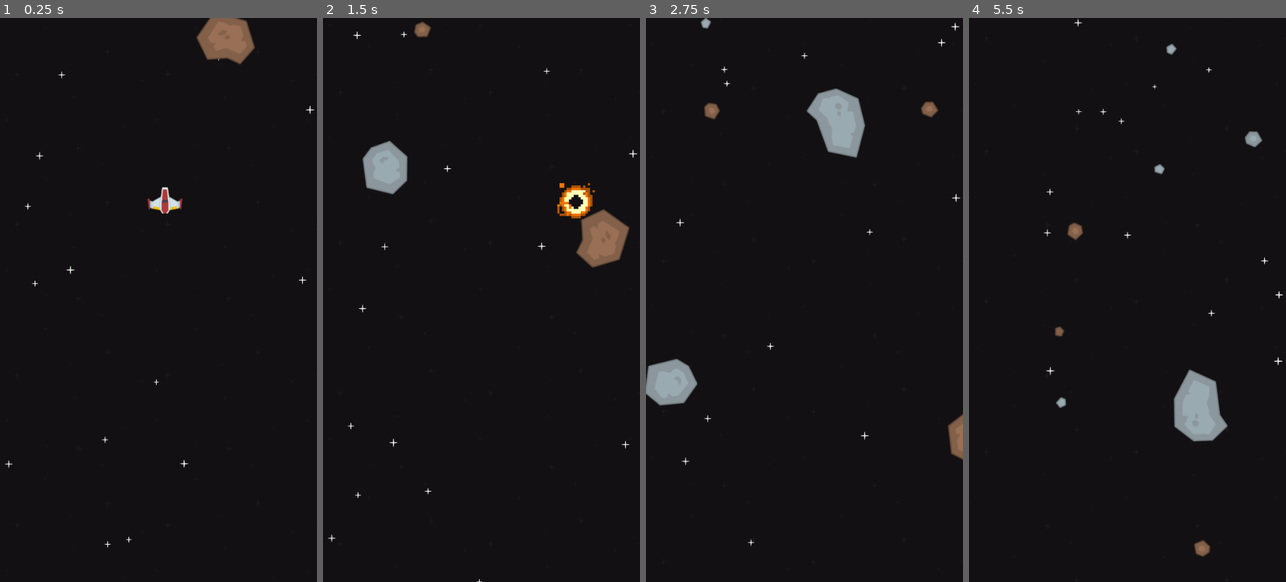
Above: before the commit, frames 1-4 (left to right).
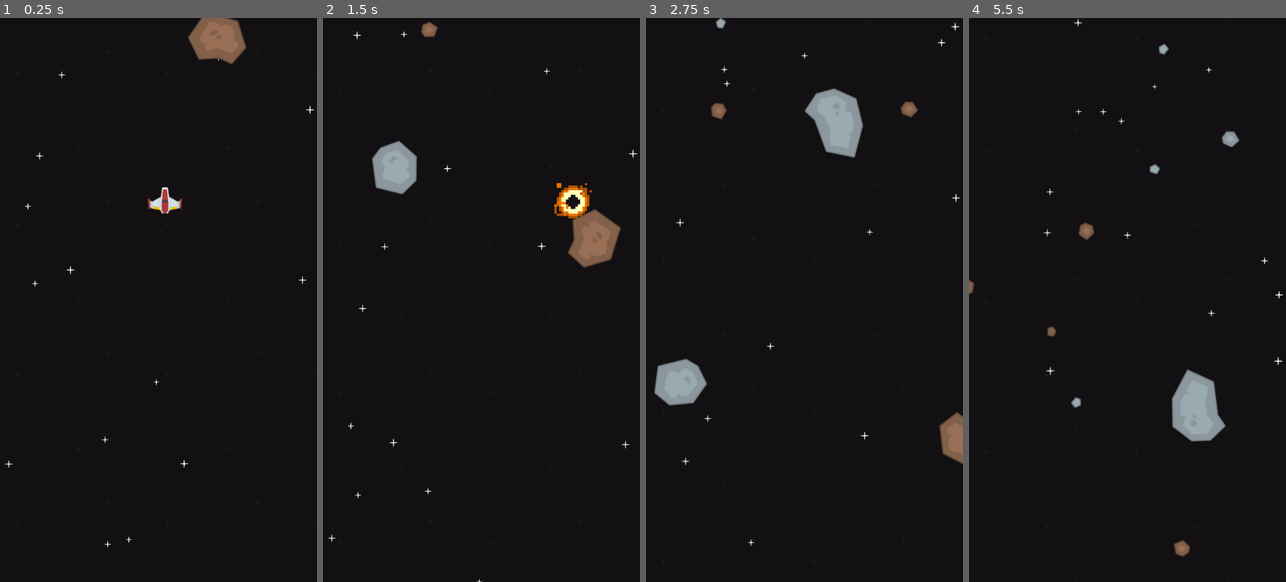
Above: after the commit, the same moments.

Repository: ivanvalverde/cosmic-assault
Game: Godot game, scene res://scenes/level.tscn
The game is run twice, just before and just after one commit, with the same random seed, the same clock (stepped at 60 frames per second) and the same inputs.
Inputs:
- Up to frame 1 (0.25 s): no input
- Up to frame 2 (1.5 s): hold D (move_right) 0.53-1.28 s; tap Space (shoot) at 0.6, 1.35 s; hold S (move_down) from 1.28 s (still down)
- Up to frame 3 (2.75 s): release S (move_down) at 2.03 s; hold D (move_right) from 2.03 s (still down); tap Space (shoot) at 2.1 s
- Up to frame 4 (5.5 s): release D (move_right) at 2.78 s; hold W (move_up) 2.78-3.53 s; tap Space (shoot) every 0.75 s from 2.85 to 5.1 s; hold A (move_left) 3.53-5.03 s; hold S (move_down) from 5.03 s (still down)

The runs differ from the first frame. In frame 1, 0.5% of the frame differs, in the area x 59-81%, y 0-9%; in frame 2, 1.8%, in the area x 12-97%, y 0-45%; in frame 3, 1.6%; in frame 4, 1.3%.

Commit message:
Adding enemies and fixing mobs

Diff:
--- a/cosmic-assault/project.godot
+++ b/cosmic-assault/project.godot
@@ -62,6 +62,7 @@
 2d_physics/layer_2="enemies"
 2d_physics/layer_3="projectiles"
 2d_physics/layer_4="world"
+2d_physics/layer_5="enemies projectiles"
 
 [rendering]
 
--- /dev/null
+++ b/cosmic-assault/scenes/enemy.tscn
@@ -0,0 +1,71 @@
+[gd_scene load_steps=8 format=3 uid="uid://dch5bx3xv5ykr"]
+
+[ext_resource type="Script" uid="uid://j438bksyvbfp" path="res://scripts/enemy.gd" id="1_md0e3"]
+[ext_resource type="Texture2D" uid="uid://6gsypa6spd03" path="res://assets/kenney/Enemies/enemyRed3.png" id="2_4ra3w"]
+[ext_resource type="Shader" uid="uid://bepc8vfwhf3u3" path="res://shaders/flash.gdshader" id="2_5uy6h"]
+[ext_resource type="Script" uid="uid://b4h42tg0t2jhl" path="res://scripts/sight.gd" id="4_5uy6h"]
+
+[sub_resource type="ShaderMaterial" id="ShaderMaterial_c4w8v"]
+resource_local_to_scene = true
+shader = ExtResource("2_5uy6h")
+shader_parameter/flash_color = Color(1, 1, 1, 1)
+shader_parameter/flash_pct = 0.0
+
+[sub_resource type="ParticleProcessMaterial" id="ParticleProcessMaterial_4ra3w"]
+particle_flag_disable_z = true
+spread = 150.0
+initial_velocity_min = 20.0
+initial_velocity_max = 100.0
+gravity = Vector3(0, 0, 0)
+
+[sub_resource type="RectangleShape2D" id="RectangleShape2D_c4w8v"]
+size = Vector2(221.66666, 950)
+
+[node name="Enemy" type="Area2D"]
+scale = Vector2(0.6, 0.6)
+collision_layer = 2
+collision_mask = 5
+script = ExtResource("1_md0e3")
+
+[node name="Sprite2D" type="Sprite2D" parent="."]
+material = SubResource("ShaderMaterial_c4w8v")
+texture = ExtResource("2_4ra3w")
+
+[node name="CollisionPolygon2D" type="CollisionPolygon2D" parent="."]
+polygon = PackedVector2Array(-39, 41, -53, -4, -25, -37, -17, -37, -8, -43, 8, -43, 18, -36, 25, -36, 51, -3, 38, 43, 32, 43, 28, 39, 30, 29, 12, 22, 10, 33, -10, 33, -14, 23, -30, 29, -28, 40, -34, 43)
+
+[node name="VisibleOnScreenNotifier2D" type="VisibleOnScreenNotifier2D" parent="."]
+
+[node name="WaitToBeQueuedTimer" type="Timer" parent="."]
+
+[node name="GPUParticles2D" type="GPUParticles2D" parent="."]
+emitting = false
+amount = 20
+lifetime = 0.5
+one_shot = true
+explosiveness = 1.0
+process_material = SubResource("ParticleProcessMaterial_4ra3w")
+
+[node name="LaserMarkers" type="Node2D" parent="."]
+
+[node name="Marker2D" type="Marker2D" parent="LaserMarkers"]
+position = Vector2(-35, 65)
+
+[node name="Marker2D2" type="Marker2D" parent="LaserMarkers"]
+position = Vector2(35, 65)
+
+[node name="LaserTimer" type="Timer" parent="."]
+
+[node name="Area2D" type="Area2D" parent="."]
+script = ExtResource("4_5uy6h")
+
+[node name="CollisionShape2D" type="CollisionShape2D" parent="Area2D"]
+position = Vector2(-2.500003, 465)
+shape = SubResource("RectangleShape2D_c4w8v")
+
+[connection signal="area_entered" from="." to="." method="_on_area_entered"]
+[connection signal="body_entered" from="." to="." method="_on_body_entered"]
+[connection signal="screen_exited" from="VisibleOnScreenNotifier2D" to="." method="_on_visible_on_screen_notifier_2d_screen_exited"]
+[connection signal="timeout" from="WaitToBeQueuedTimer" to="." method="_on_wait_to_be_queued_timer_timeout"]
+[connection signal="timeout" from="LaserTimer" to="Area2D" method="_on_laser_timer_timeout"]
+[connection signal="body_entered" from="Area2D" to="Area2D" method="_on_body_entered"]
--- /dev/null
+++ b/cosmic-assault/scenes/enemy_laser.tscn
@@ -0,0 +1,26 @@
+[gd_scene load_steps=4 format=3 uid="uid://cyrrxqu8httju"]
+
+[ext_resource type="PackedScene" uid="uid://dke51lp3wuwvy" path="res://scenes/laser.tscn" id="1_iyr3e"]
+[ext_resource type="Texture2D" uid="uid://bj3ncsdwjhpbr" path="res://assets/kenney/Effects/laserGreen09.png" id="2_iyr3e"]
+
+[sub_resource type="CapsuleShape2D" id="CapsuleShape2D_m3ht5"]
+radius = 5.0
+height = 38.0
+
+[node name="EnemyLaser" instance=ExtResource("1_iyr3e")]
+collision_layer = 16
+collision_mask = 5
+laser_direction = 1
+
+[node name="Sprite2D" parent="." index="0"]
+scale = Vector2(1, 1)
+texture = ExtResource("2_iyr3e")
+
+[node name="CollisionShape2D" parent="." index="1"]
+shape = SubResource("CapsuleShape2D_m3ht5")
+
+[node name="VisibleOnScreenNotifier2D" parent="." index="2" groups=["Projectiles"]]
+position = Vector2(0, -5)
+rect = Rect2(-5, -13, 10, 36)
+
+[connection signal="body_entered" from="." to="." method="_on_body_entered"]
--- a/cosmic-assault/scenes/level.tscn
+++ b/cosmic-assault/scenes/level.tscn
@@ -73,5 +73,6 @@
 wait_time = 0.3
 autostart = true
 
+[connection signal="explode" from="Player" to="." method="_on_player_explode"]
 [connection signal="shoot_laser" from="Player" to="." method="_on_player_shoot_laser"]
 [connection signal="timeout" from="StarsTimer" to="." method="_on_stars_timer_timeout"]
--- a/cosmic-assault/scenes/meteor.tscn
+++ b/cosmic-assault/scenes/meteor.tscn
@@ -1,7 +1,7 @@
 [gd_scene load_steps=5 format=3 uid="uid://cojst2hwuh625"]
 
 [ext_resource type="Script" uid="uid://2iy1w5c5hkmf" path="res://scripts/meteor.gd" id="1_tcwo0"]
-[ext_resource type="Shader" uid="uid://bepc8vfwhf3u3" path="res://shaders/meteor.gdshader" id="2_pxso2"]
+[ext_resource type="Shader" uid="uid://bepc8vfwhf3u3" path="res://shaders/flash.gdshader" id="2_pxso2"]
 
 [sub_resource type="ShaderMaterial" id="ShaderMaterial_83eji"]
 shader = ExtResource("2_pxso2")
--- /dev/null
+++ b/cosmic-assault/scripts/enemy.gd
@@ -0,0 +1,89 @@
+extends Area2D
+
+var explosion_scene := preload("res://scenes/explosion.tscn")
+var enemy_laser_scene := preload("res://scenes/enemy_laser.tscn")
+
+@export var horizontal_speed := 150.0
+@export var vertical_speed := 80.0
+@export var health := 3
+
+@onready var shader_mat: ShaderMaterial = $Sprite2D.material
+# Called when the node enters the scene tree for the first time.
+func _ready() -> void:
+	pass # Replace with function body.
+
+
+# Called every frame. 'delta' is the elapsed time since the previous frame.
+func _process(delta: float) -> void:
+	var viewRect = get_viewport_rect()
+	var offset = 30
+	position.y += vertical_speed * delta
+	position.x += horizontal_speed * delta
+	if position.x < viewRect.position.x + offset or position.x > viewRect.end.x - offset:
+		horizontal_speed *= -1
+
+
+
+func _on_visible_on_screen_notifier_2d_screen_exited() -> void:
+	$WaitToBeQueuedTimer.start()
+
+
+func _on_wait_to_be_queued_timer_timeout() -> void:
+	queue_free()
+
+
+func _on_area_entered(area: Area2D) -> void:
+	call_deferred("_on_area_entered_deferred", area)
+
+func _flash_hit():
+	shader_mat.set_shader_parameter("flash_pct", 1.0)
+
+	var tween = create_tween()
+	tween.tween_property(
+		shader_mat,
+		"shader_parameter/flash_pct",
+		0.0,
+		0.15
+	)
+
+func _on_area_entered_deferred(area: Area2D) -> void:
+	var particles := $GPUParticles2D
+	if area.is_in_group("Projectiles"):
+		_flash_hit()
+		health -= area._deal_damage()
+		particles.global_position = area.global_position
+		particles.restart()
+		particles.emitting = true
+		area.queue_free()
+		_check_if_alive()
+
+
+func _on_body_entered(body: Node2D) -> void:
+	health -= 1
+	_check_if_alive()
+	_flash_hit()
+	var explosion = explosion_scene.instantiate()
+	explosion.global_position = body.global_position
+	body.queue_free()
+	get_parent().get_parent().add_child(explosion)
+	explosion.play()
+	await explosion.animation_finished
+	explosion.queue_free()
+
+func _check_if_alive() -> void:
+	if health <= 0:
+		$Sprite2D.hide()
+		$CollisionPolygon2D.set_deferred("disabled", true)
+		var explosion = explosion_scene.instantiate()
+		explosion.scale = Vector2(7.0, 7.0)
+		add_child(explosion)
+		explosion.play()
+		await explosion.animation_finished
+		explosion.queue_free()
+		queue_free()
+
+func _on_shoot() -> void:
+	var laser1 = enemy_laser_scene.instantiate()
+	var laser2 = enemy_laser_scene.instantiate()
+	$LaserMarkers/Marker2D.add_child(laser1)
+	$LaserMarkers/Marker2D2.add_child(laser2)
--- a/cosmic-assault/scripts/laser.gd
+++ b/cosmic-assault/scripts/laser.gd
@@ -1,7 +1,8 @@
 extends Area2D
 
-const LASER_SPEED = 500
-const LASER_DAMAGE = 1
+@export var laser_speed = 500
+@export var laser_damage = 1
+@export var laser_direction = -1
 
 # Called when the node enters the scene tree for the first time.
 func _ready() -> void:
@@ -10,11 +11,17 @@
 
 # Called every frame. 'delta' is the elapsed time since the previous frame.
 func _process(delta: float) -> void:
-	position.y += -LASER_SPEED * delta
+	position.y += laser_direction * laser_speed * delta
 
 
 func _on_visible_on_screen_notifier_2d_screen_exited() -> void:
 	queue_free()
 
 func _deal_damage() -> int:
-	return LASER_DAMAGE
+	return laser_damage
+
+
+func _on_body_entered(body: Node2D) -> void:
+	if body.name == "Player":
+		body._get_hit()
+		queue_free()
--- a/cosmic-assault/scripts/level.gd
+++ b/cosmic-assault/scripts/level.gd
@@ -6,6 +6,8 @@
 @onready var laser_scene = preload("res://scenes/laser.tscn")
 @onready var star_scene = preload("res://scenes/star.tscn")
 var meteor_scene = preload("res://scenes/meteor.tscn")
+var enemy_scene = preload("res://scenes/enemy.tscn")
+var explosion_scene = preload("res://scenes/explosion.tscn")
 
 var current_mob = 0
 var mobs = [
@@ -14,13 +16,11 @@
 		"quantity": 30,
 		"type": meteor_scene,
 		"spawn_delay": 0.5
-		}
-	],
-	[
+		},
 		{
-		"quantity": 20,
-		"type": meteor_scene,
-		"spawn_delay": 0.5
+		"quantity": 10,
+		"type": enemy_scene,
+		"spawn_delay": 3
 		}
 	]
 ]
@@ -57,22 +57,34 @@
 	await _spawn_wave_over_time(mobs[current_mob])
 	current_mob += 1
 
-	# opcional: esperar morrer tudo pra próxima
-	#await _wait_until_empty($Mobs)
-	#call_deferred("start_wave")
+	 #opcional: esperar morrer tudo pra próxima
+	await _wait_until_empty($Mobs)
+	call_deferred("start_wave")
 
 func _spawn_wave_over_time(wave: Array) -> void:
 	var rect := get_viewport_rect()
+	var offset_x = 40
 	for group in wave:
 		var qty := int(group.quantity)
 		var delay := float(group.get("spawn_delay", 0.2))
 		var scene := group.type as PackedScene
+		print(group)
 		for i in range(qty):
 			var mob = scene.instantiate()
 			$Mobs.add_child(mob)
-			mob.position = Vector2(rng.randf_range(0, rect.size.x), -30)
+			mob.position = Vector2(rng.randf_range(offset_x, rect.size.x - offset_x), -30)
 			await get_tree().create_timer(delay).timeout
+
 
 func _wait_until_empty(container: Node) -> void:
 	while container.get_child_count() > 0:
 		await container.child_exiting_tree
+
+
+func _on_player_explode(pos: Variant) -> void:
+	var explosion = explosion_scene.instantiate()
+	explosion.global_position = pos
+	add_child(explosion)
+	explosion.play()
+	await explosion.animation_finished
+	explosion.queue_free()
--- a/cosmic-assault/scripts/meteor.gd
+++ b/cosmic-assault/scripts/meteor.gd
@@ -180,13 +180,8 @@
 func _on_body_entered(body: Node2D) -> void:
 	health -= 1
 	_flash_hit()
-	var explosion = explosion_scene.instantiate()
-	explosion.global_position = body.global_position
-	body.queue_free()
-	get_parent().get_parent().add_child(explosion)
-	explosion.play()
-	await explosion.animation_finished
-	explosion.queue_free()
+	_check_if_alive()
+	body._get_hit()
 
 
 func _on_visible_on_screen_notifier_2d_screen_exited() -> void:
@@ -195,3 +190,18 @@
 
 func _on_wait_to_be_queued_timer_timeout() -> void:
 	queue_free()
+
+func _check_if_alive() -> void:
+	if health <= 0:
+		$Sprite2D.hide()
+		for child in get_children():
+			if child is CollisionPolygon2D:
+				child.set_deferred("disabled", true)
+		var explosion = explosion_scene.instantiate()
+		_getting_explosion_scale(meteor_type, explosion)
+		call_deferred("_generating_child_meteors", meteor_type, meteor_color)
+		add_child(explosion)
+		explosion.play()
+		await explosion.animation_finished
+		explosion.queue_free()
+		queue_free()
--- a/cosmic-assault/scripts/player.gd
+++ b/cosmic-assault/scripts/player.gd
@@ -3,7 +3,9 @@
 
 const SPEED = 300.0
 signal shoot_laser(pos)
+signal explode(pos)
 var can_shoot = true
+var explosion_scene := preload("res://scenes/explosion.tscn")
 
 
 func _physics_process(_delta: float) -> void:
@@ -21,3 +23,7 @@
 
 func _on_laser_timer_timeout() -> void:
 	can_shoot = true
+
+func _get_hit() -> void:
+	explode.emit(global_position)
+	queue_free()
--- /dev/null
+++ b/cosmic-assault/scripts/sight.gd
@@ -0,0 +1,21 @@
+extends Area2D
+
+var enemy_laser_scene := preload("res://scenes/enemy_laser.tscn")
+var can_shoot = true
+@onready var laser_timer = $"../LaserTimer"
+
+func _on_body_entered(body: Node2D) -> void:
+	if body.name == "Player":
+		_on_shoot()
+
+func _on_shoot() -> void:
+	if can_shoot:
+		call_deferred("_on_shoot_deferred")
+		can_shoot = false
+		laser_timer.start()
+
+func _on_laser_timer_timeout() -> void:
+	can_shoot = true
+
+func _on_shoot_deferred() -> void:
+	get_parent()._on_shoot()
Binary file added: cosmic-assault/assets/kenney/Effects/laserBlue01.png
Not shown, added: cosmic-assault/assets/kenney/Effects/laserBlue01.png.import
Binary file added: cosmic-assault/assets/kenney/Effects/laserBlue02.png
Not shown, added: cosmic-assault/assets/kenney/Effects/laserBlue02.png.import
Binary file added: cosmic-assault/assets/kenney/Effects/laserBlue03.png
Not shown, added: cosmic-assault/assets/kenney/Effects/laserBlue03.png.import
Binary file added: cosmic-assault/assets/kenney/Effects/laserBlue04.png
Not shown, added: cosmic-assault/assets/kenney/Effects/laserBlue04.png.import
Binary file added: cosmic-assault/assets/kenney/Effects/laserBlue05.png
Not shown, added: cosmic-assault/assets/kenney/Effects/laserBlue05.png.import
Binary file added: cosmic-assault/assets/kenney/Effects/laserBlue06.png
Not shown, added: cosmic-assault/assets/kenney/Effects/laserBlue06.png.import
(and 88 more such lines)
